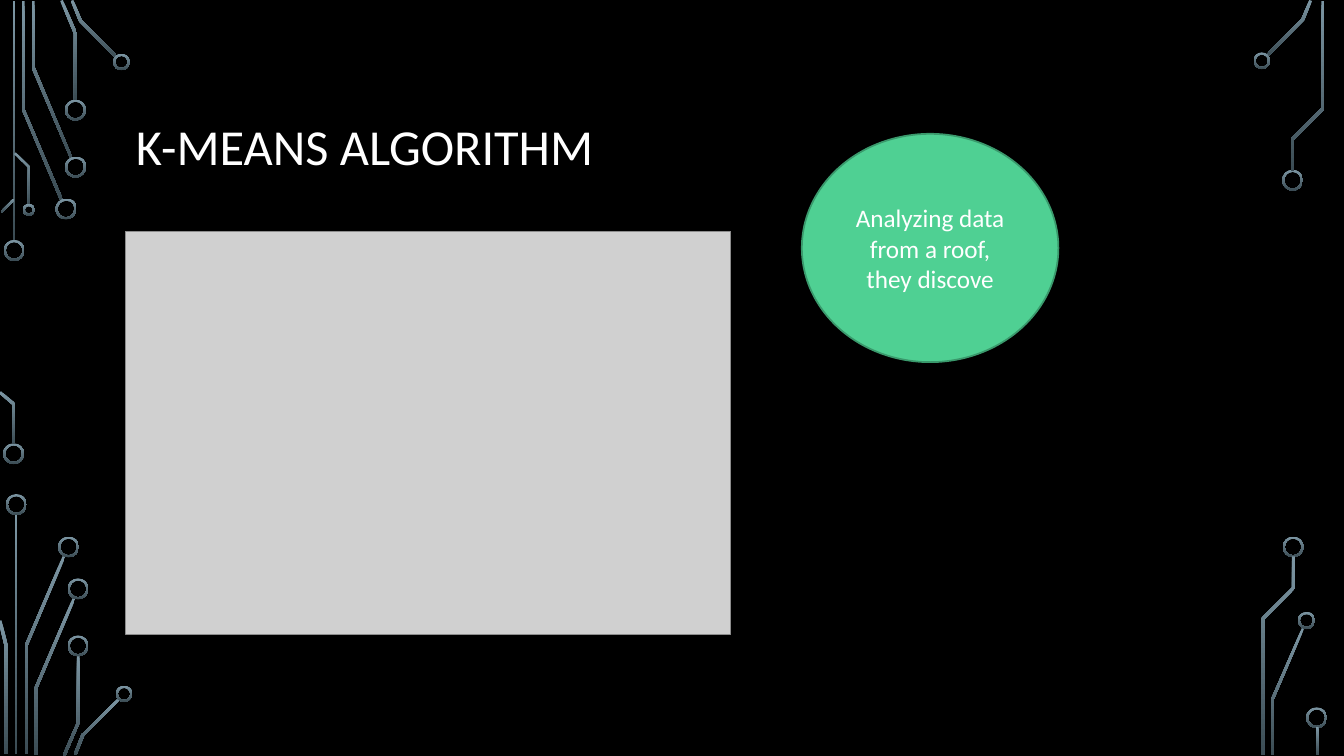
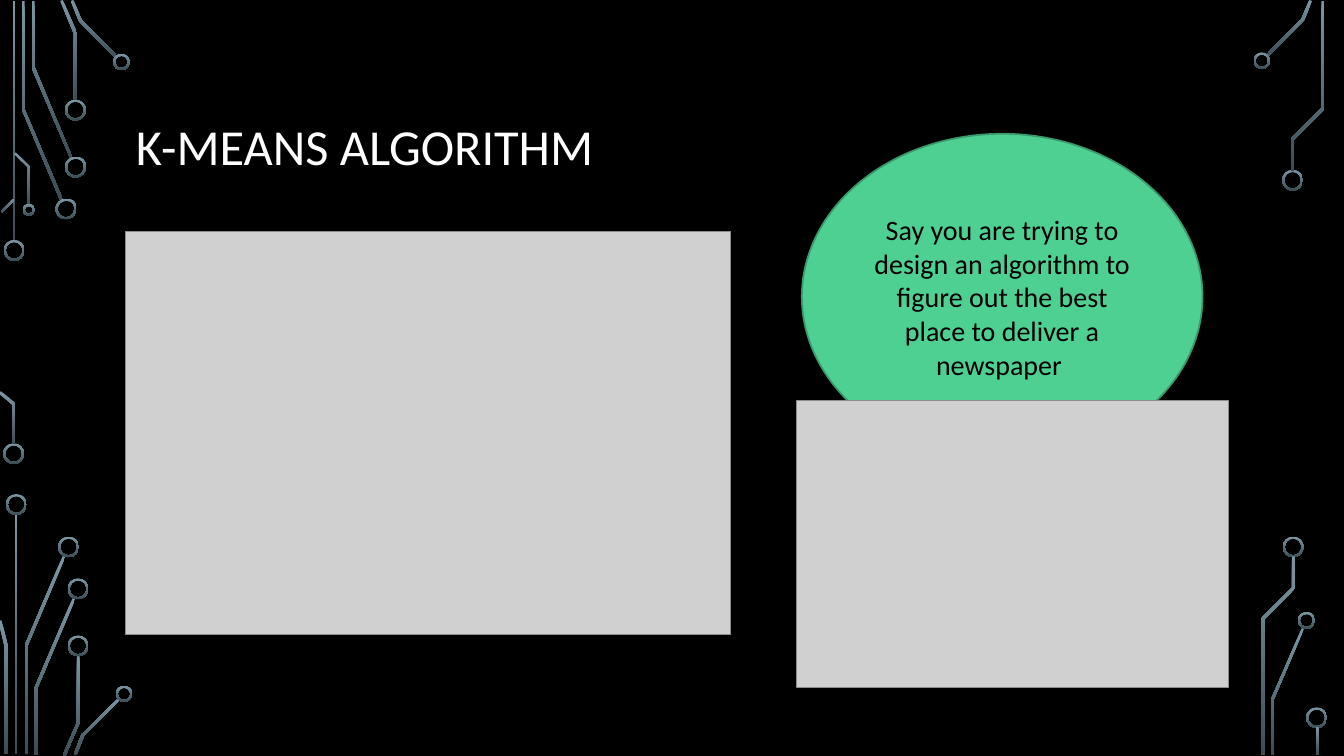
Before and after one commit to sabrinafuller/USTEP2021, a slide deck: slide 13 of Machine learning-ustep2020.pptx (slide 10 before the commit). Drawn at 1344x756 pixels with LibreOffice and Linux fonts; fonts in the diff are those of the drawing; grey boxes stand for pictures; background and template pictures are left out. Boxes give left, top, right and bottom in pixels: in the first picture for what was removed or moved away, otherwise in the second. Text is boxed around its words. In the diff, an @@ line names an element or a change of style, - is before the commit and + after.

```diff
--- a/Machine learning-ustep2020.pptx
+++ b/Machine learning-ustep2020.pptx
@@ ellipse "Say you are trying to ...": place and size @@
-ellipse "Say you are trying to ..." at (802,134,1059,363)
+ellipse "Say you are trying to ..." at (802,134,1203,460)
@@ text in ellipse at (874,221,1130,380): text changed; size 18 to 20 pt; text colour #FFFFFF to #000000 @@
-Analyzing data from a roof, they discove
+Say you are trying to design an algorithm to figure out the best place to deliver a newspaper
@@ picture added at (798,400,1229,688) @@
```
Also in this commit, not shown: 4 other slides changed, 7 slides added.
